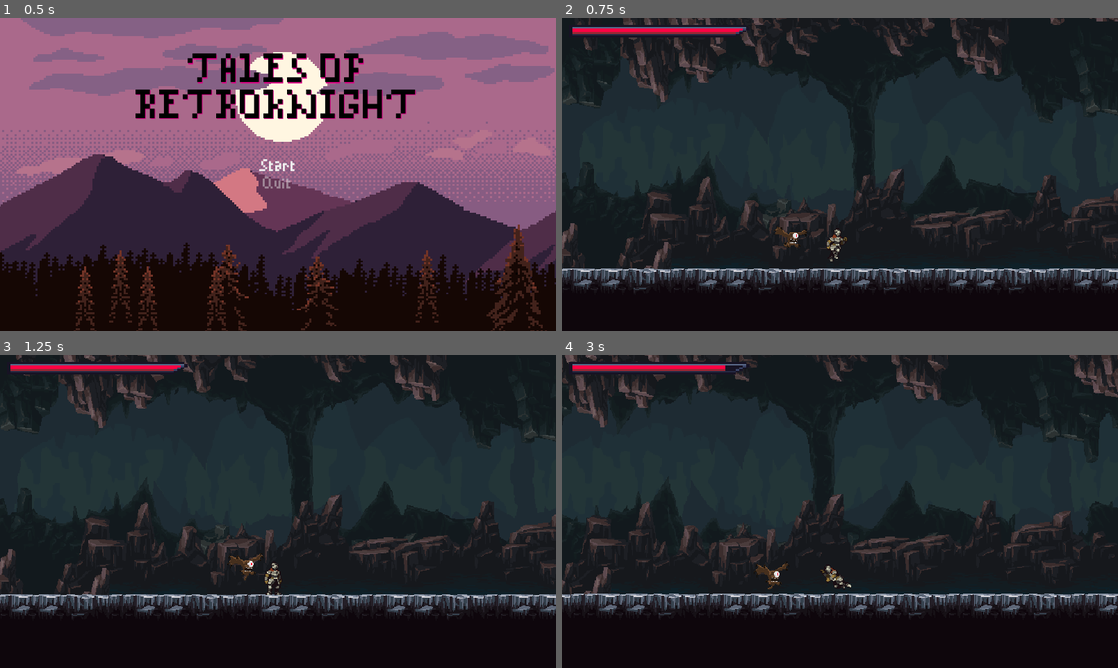
Above: before the commit, frames 1-4 (two rows, left to right).
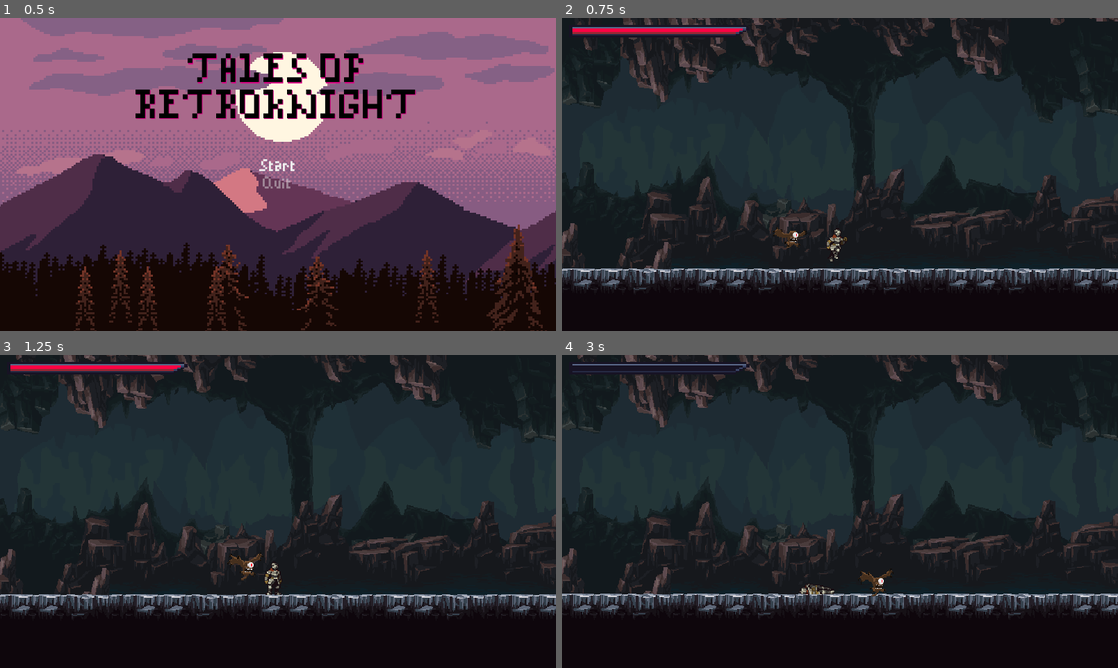
Above: after the commit, the same moments.

Repository: Astrol99/RetroKnight
Game: Godot game, scene res://src/MainMenu/MainMenu.tscn
Same seed, same stepped clock (60 frames per second), same inputs: the game is played once before the commit and once after it.
Inputs (mouse positions are in pixels of both pictures, inside the frame that each line leads up to):
- Up to frame 1 (0.5 s): no input
- Up to frame 2 (0.75 s): click "Start" at 0.5 s
- Up to frame 3 (1.25 s): no input
- Up to frame 4 (3 s): move the mouse to (962, 495) at 1.27 s; hold Right (ui_right) 1.28-2.78 s; click (962, 495) at 1.35 s; tap Up (ui_up) at 1.52, 2.27 s; move the mouse to (728, 527) at 2.02 s; click (728, 527) at 2.1 s; move the mouse to (895, 442) at 2.77 s; hold Left (ui_left) from 2.78 s (still down); tap Shift (roll) at 2.85 s

Frame 1 is identical in both runs. In frame 2, 0.1% of the frame differs, in the area x 38-45%, y 66-74%; in frame 3, less than 0.1%; in frame 4, 15%, in the area x 0-100%, y 0-84%.

Commit message:
Fixed bug of player death animation state not being called

Diff:
--- a/src/Entities/FlyingEye/Flying Eye.gd
+++ b/src/Entities/FlyingEye/Flying Eye.gd
@@ -33,21 +33,26 @@
 		States.IDLE:
 			if _animated_sprite.get_animation() != "flight":
 				_animated_sprite.play("flight")
+			seek_player()
 
 			velocity = velocity.move_toward(Vector2.ZERO, FRICTION * delta)
-			seek_player()
+
 			if _wander_controller.get_time_left() == 0:
 				update_wander()
+
 		States.WANDER:
 			if _animated_sprite.get_animation() != "flight":
 				_animated_sprite.play("flight")
+			seek_player()
 
-			seek_player()
 			if _wander_controller.get_time_left() == 0:
 				update_wander()
+
 			accelerate_towards_point(delta, _wander_controller.target_position)
+
 			if global_position.distance_to(_wander_controller.target_position) <= MAX_SPEED * delta:
 				update_wander()
+
 		States.CHASE:
 			if _animated_sprite.get_animation() != "flight":
 				_animated_sprite.play("flight")
@@ -57,6 +62,7 @@
 				accelerate_towards_point(delta, player.global_position)
 			else:
 				state = States.IDLE
+
 		States.ATTACK:
 			if _animated_sprite.get_animation() != "attack":
 				_animated_sprite.play("attack")
@@ -95,6 +101,10 @@
 	_stats.health -= area.damage
 	_hurtbox.start_invincibility(0.4)
 
+func _on_Hitbox_area_entered(_area):
+	velocity = Vector2.ZERO
+	state = States.ATTACK
+
 func _on_Stats_no_health():
 	velocity = Vector2.ZERO
 	state = States.DEATH
@@ -107,8 +117,3 @@
 			state = States.IDLE
 		"death":
 			queue_free()
-
-
-func _on_Hitbox_area_entered(_area):
-	velocity = Vector2.ZERO
-	state = States.ATTACK
--- a/src/Entities/FlyingEye/Flying Eye.tscn
+++ b/src/Entities/FlyingEye/Flying Eye.tscn
@@ -156,7 +156,7 @@
 [node name="AnimatedSprite" type="AnimatedSprite" parent="."]
 frames = SubResource( 25 )
 animation = "flight"
-frame = 2
+frame = 3
 speed_scale = 2.0
 playing = true
 
--- a/src/Entities/Player/Player.gd
+++ b/src/Entities/Player/Player.gd
@@ -28,13 +28,8 @@
 var velocity : Vector2 = Vector2.ZERO
 var roll_vector : Vector2 = Vector2.RIGHT
 
-func _on_Stats_no_health():
-	velocity = Vector2.ZERO
-	_hurtbox._on_Hurtbox_invincibility_started()
-	state = States.DEATH
-
 func _ready():
-	stats.connect("no_health", self, "_on_Stats_no_health")
+	#stats.connect("no_health", self, "_on_Stats_no_health")
 	_animation_tree.active = true
 	_sword_hitbox.knockback_vector = roll_vector
 
@@ -93,18 +88,30 @@
 		# Roll
 		if Input.is_action_just_pressed("roll"):
 			state = States.ROLL
+
+		# ATTACK1
+		if Input.is_action_just_pressed("player_attack"):
+			velocity = Vector2.ZERO
+			state = States.ATTACK1
 	else:
 		_animation_state.travel("fall")
 
-	# ATTACK1
-	if Input.is_action_just_pressed("player_attack"):
-		state = States.ATTACK1
+func _on_Hurtbox_area_entered(area):
+	velocity = Vector2.ZERO
+	_hurtbox.start_invincibility(0.6)
+	stats.health -= area.damage
+	if stats.health <= 0:
+		state = States.DEATH
+	else:
+		state = States.HIT
 
-func _on_Hurtbox_area_entered(area):
-	stats.health -= area.damage
+"""
+func _on_Stats_no_health():
 	velocity = Vector2.ZERO
-	state = States.HIT
-	_hurtbox.start_invincibility(0.6)
+	_hurtbox.set_deferred("disabled", true)
+	_animation_state.stop()
+	_animation_state.travel("death")
+"""
 
 func _on_Hurtbox_invincibility_started():
 	_blink_animation_player.play("Start")
--- a/src/Entities/Player/Player.tscn
+++ b/src/Entities/Player/Player.tscn
@@ -403,6 +403,39 @@
 "values": [ 0, 1, 2, 3, 4, 5, 6, 7, 8, 9 ]
 }
 
+[sub_resource type="Animation" id=82]
+resource_name = "Start"
+length = 0.2
+loop = true
+tracks/0/type = "value"
+tracks/0/path = NodePath("Sprite:material:shader_param/active")
+tracks/0/interp = 1
+tracks/0/loop_wrap = true
+tracks/0/imported = false
+tracks/0/enabled = true
+tracks/0/keys = {
+"times": PoolRealArray( 0, 0.1 ),
+"transitions": PoolRealArray( 1, 1 ),
+"update": 1,
+"values": [ true, false ]
+}
+
+[sub_resource type="Animation" id=83]
+resource_name = "Stop"
+length = 0.1
+tracks/0/type = "value"
+tracks/0/path = NodePath("Sprite:material:shader_param/active")
+tracks/0/interp = 1
+tracks/0/loop_wrap = true
+tracks/0/imported = false
+tracks/0/enabled = true
+tracks/0/keys = {
+"times": PoolRealArray( 0 ),
+"transitions": PoolRealArray( 1 ),
+"update": 1,
+"values": [ false ]
+}
+
 [sub_resource type="AnimationNodeAnimation" id=61]
 animation = "attack1"
 
@@ -479,7 +512,7 @@
 states/ATTACK1/node = SubResource( 61 )
 states/ATTACK1/position = Vector2( -381, -48 )
 states/death/node = SubResource( 84 )
-states/death/position = Vector2( 136, 623 )
+states/death/position = Vector2( 115, 629 )
 states/fall/node = SubResource( 55 )
 states/fall/position = Vector2( 404, 259 )
 states/hit/node = SubResource( 74 )
@@ -495,7 +528,7 @@
 transitions = [ "idle", "run", SubResource( 51 ), "run", "idle", SubResource( 52 ), "run", "jump", SubResource( 57 ), " …(709 unchanged characters)…
 start_node = "idle"
 end_node = "death"
-graph_offset = Vector2( -733, -478 )
+graph_offset = Vector2( -665, -368 )
 
 [sub_resource type="AnimationNodeStateMachinePlayback" id=54]
 
@@ -504,39 +537,6 @@
 
 [sub_resource type="CapsuleShape2D" id=70]
 radius = 11.0
-
-[sub_resource type="Animation" id=82]
-resource_name = "Start"
-length = 0.2
-loop = true
-tracks/0/type = "value"
-tracks/0/path = NodePath("Sprite:material:shader_param/active")
-tracks/0/interp = 1
-tracks/0/loop_wrap = true
-tracks/0/imported = false
-tracks/0/enabled = true
-tracks/0/keys = {
-"times": PoolRealArray( 0, 0.1 ),
-"transitions": PoolRealArray( 1, 1 ),
-"update": 1,
-"values": [ true, false ]
-}
-
-[sub_resource type="Animation" id=83]
-resource_name = "Stop"
-length = 0.1
-tracks/0/type = "value"
-tracks/0/path = NodePath("Sprite:material:shader_param/active")
-tracks/0/interp = 1
-tracks/0/loop_wrap = true
-tracks/0/imported = false
-tracks/0/enabled = true
-tracks/0/keys = {
-"times": PoolRealArray( 0 ),
-"transitions": PoolRealArray( 1 ),
-"update": 1,
-"values": [ false ]
-}
 
 [node name="Player" type="KinematicBody2D"]
 collision_layer = 2
@@ -545,9 +545,9 @@
 [node name="Sprite" type="Sprite" parent="."]
 material = SubResource( 81 )
 position = Vector2( 0, -20 )
-texture = ExtResource( 6 )
-hframes = 4
-frame = 3
+texture = ExtResource( 12 )
+hframes = 10
+frame = 5
 
 [node name="CollisionShape2D" type="CollisionShape2D" parent="."]
 position = Vector2( -1, 1 )
@@ -565,6 +565,10 @@
 anims/roll = SubResource( 66 )
 anims/run = SubResource( 48 )
 
+[node name="BlinkAnimationPlayer" type="AnimationPlayer" parent="."]
+anims/Start = SubResource( 82 )
+anims/Stop = SubResource( 83 )
+
 [node name="AnimationTree" type="AnimationTree" parent="."]
 tree_root = SubResource( 53 )
 anim_player = NodePath("../AnimationPlayer")
@@ -586,10 +590,6 @@
 [node name="CollisionShape2D" parent="Hurtbox" index="0"]
 shape = SubResource( 70 )
 
-[node name="BlinkAnimationPlayer" type="AnimationPlayer" parent="."]
-anims/Start = SubResource( 82 )
-anims/Stop = SubResource( 83 )
-
 [connection signal="animation_finished" from="AnimationPlayer" to="." method="_on_AnimationPlayer_animation_finished"]
 [connection signal="area_entered" from="Hurtbox" to="." method="_on_Hurtbox_area_entered"]
 [connection signal="invincibility_ended" from="Hurtbox" to="." method="_on_Hurtbox_invincibility_ended"]
--- a/src/Entities/Player/PlayerStats.tscn
+++ b/src/Entities/Player/PlayerStats.tscn
@@ -3,4 +3,3 @@
 [ext_resource path="res://src/Entities/Stats/Stats.tscn" type="PackedScene" id=1]
 
 [node name="PlayerStats" instance=ExtResource( 1 )]
-max_health = 10
